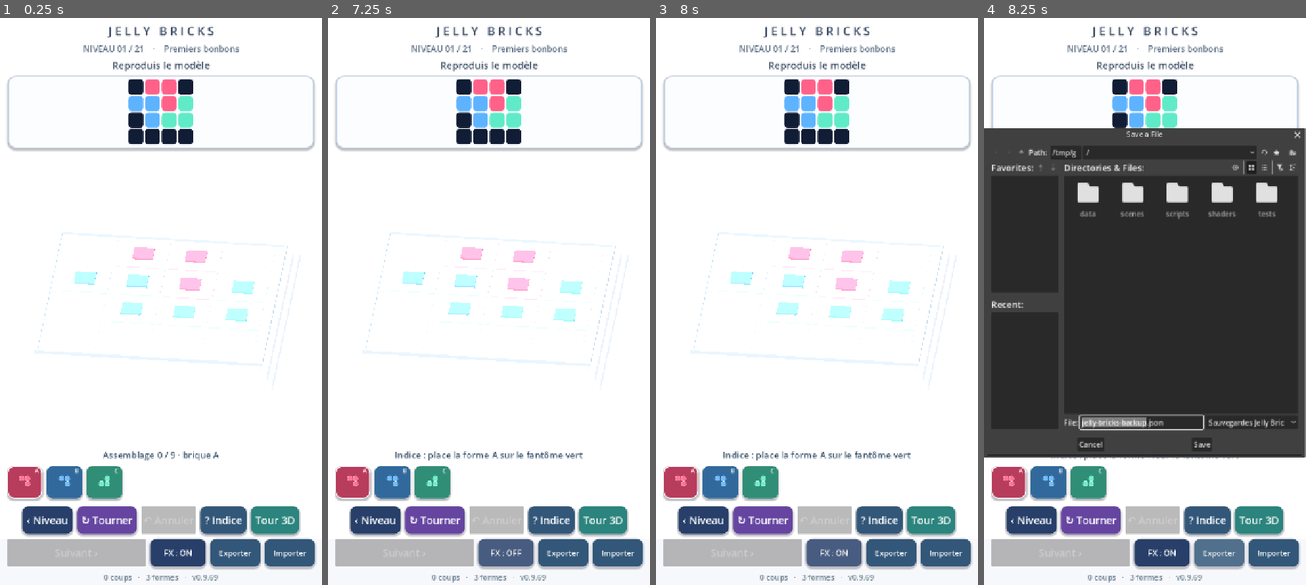
Above: before the commit, frames 1-4 (left to right).
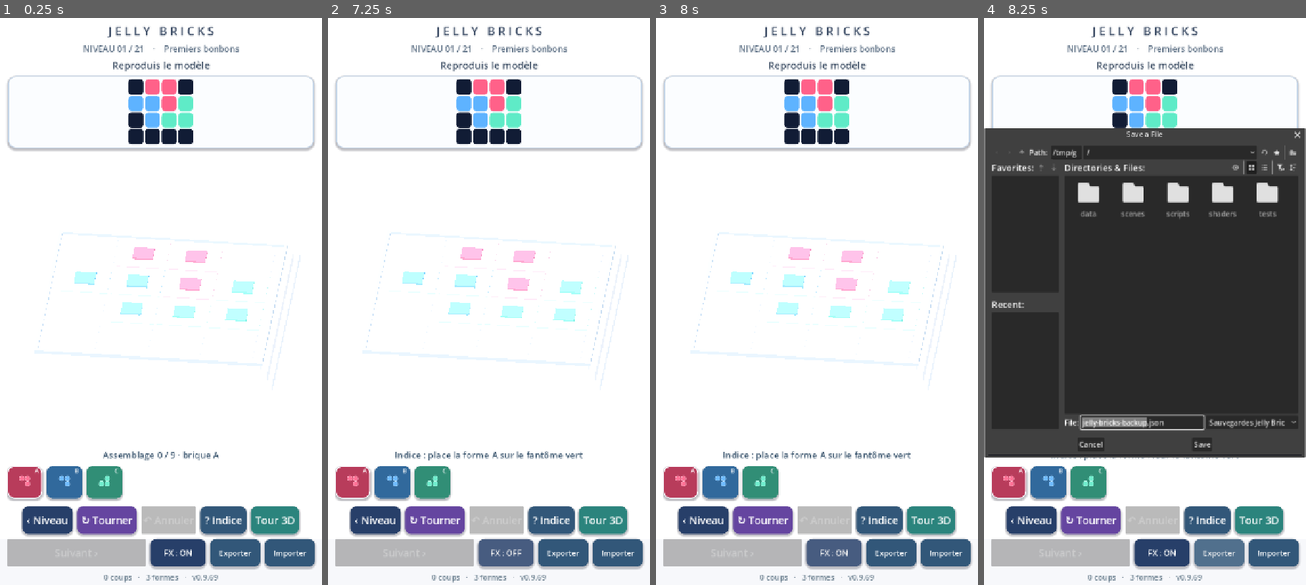
Above: after the commit, the same moments.

Repository: dbrckk/Jelly-bricks
Game: Godot game, scene res://scenes/main.tscn
Two runs of this game, one before a commit and one after it. Both use one fixed random seed, a clock stepped at 60 frames per second and the inputs below.
Inputs (mouse positions are in pixels of both pictures, inside the frame that each line leads up to):
- Up to frame 1 (0.25 s): no input
- Up to frame 2 (7.25 s): click (353, 482) at 0.52 s; click (392, 482) at 1.27 s; click (431, 482) at 2.02 s; click "‹ Niveau" at 2.75 s; click "↻ Tourner" at 3.5 s; click "? Indice" at 4.25 s; click "Tour 3D" at 5 s; click "‹ Puzzles" at 5.75 s; click "FX : ON" at 6.5 s
- Up to frame 3 (8 s): click "FX : OFF" at 7.25 s
- Up to frame 4 (8.25 s): click "Exporter" at 8 s

Frames 1-3 are identical in both runs. In frame 4, 1.2% of the frame differs, in the area x 0-97%, y 19-78%.

Commit message:
feat(godot): couple dye absorption and translucency to real gel contact strain

Diff:
--- a/native-godot/shaders/jelly.gdshader
+++ b/native-godot/shaders/jelly.gdshader
@@ -20,6 +20,12 @@
 // well. Kept at zero for ghosts and all 21 puzzle materials; enabling it
 // on real studio solids costs nothing when studio_squash == 0.
 uniform float studio_pressure_strength : hint_range(0.0, 1.0) = 0.0;
+// Light travels through a changing optical path when a real gel body is
+// squeezed: a pressure dent gets slightly thinner/translucent while
+// displaced gel around its mid-wall gets optically thicker/darker.
+// Opt-in only for the finished studio, not for puzzles or translucent
+// placement ghosts. No screen reads, textures or rendering passes.
+uniform float studio_strain_optics : hint_range(0.0, 1.0) = 0.0;
 // Impact wave on the real studio body only. A phase of zero is idle;
 // the shared shader skips the expensive radial math for 21 puzzles/ghosts.
 uniform float studio_wave_phase : hint_range(0.0, 1.0) = 0.0;
@@ -78,9 +84,14 @@
 uniform float puzzle_lacquer : hint_range(0.0, 1.0) = 0.0;
 varying vec3 jelly_local;
 varying vec3 jelly_surface_normal;
+// Interpolated physical strain from the ACTUAL vertex deformation. This
+// prevents a separate procedural fragment pattern from drifting off the
+// 3D geometry. Negative: dent/thinner cap. Positive: material thickening.
+varying float jelly_optic_strain;
 
 void vertex() {
     jelly_local = VERTEX;
+    jelly_optic_strain = 0.0;
     // Preserve volume on impact rather than scaling a solid block like
     // rubber. The true supporting underside is anchored; the middle
     // expands outwards as the raised top and studs squash vertically.
@@ -166,6 +177,12 @@
             float volume_return = compression * studio_pressure_strength *
                 pressure_footprint * side_release;
             VERTEX.xz += pressure_direction * (.023 * volume_return);
+            // Store just one signed scalar; the GPU interpolates it
+            // across the same pressure-deformed triangles. Outer-wall
+            // dye travels a little farther through expelled jelly.
+            // Inner crown becomes optically thinner and clearer.
+            jelly_optic_strain = clamp(volume_return * .85 -
+                pressure_well * .72, -.90, .90);
             // The indentation changes surface *slope*, not just
             // position: wet speculars bend inward around the pressure
             // well and outward where material bulges along the wall.
@@ -794,6 +811,17 @@
             (1.0 - smoothstep(.40, .54, jelly_local.y));
         float path_length = wall * (.36 + .48 * (1.0 - facing)) *
             (.54 + .46 * mid_body);
+        // Optical thickness follows the interpolated deformation, not
+        // world TIME: the displaced mid-wall holds more pigment while
+        // the pressed crown transmits a little farther. The bounded
+        // multiplier preserves the original pigmented resting image.
+        // Multiplication executes only in the existing opt-in studio
+        // depth branch; zero for every preview and authored puzzle.
+        if (studio_strain_optics > .001 &&
+                abs(jelly_optic_strain) > .001) {
+            path_length *= clamp(1.0 + jelly_optic_strain *
+                studio_strain_optics * .48, .70, 1.30);
+        }
         // Rational attenuation is bounded and inexpensive on GLES3.
         // Each tint channel loses light in proportion to its dye
         // absorption, so red/blue walls stay saturated, not milky gray.
@@ -803,6 +831,25 @@
         jelly_color = mix(jelly_color, through_gel,
             clamp(depth_mix * wall * (.14 + path_length * .30),
                 0.0, .40));
+    }
+    // A squeezed dyed-gel cap scatters a little more light through its
+    // thinner skin, whereas the volume gathered in its neighbouring
+    // middle wall looks deeper. Match the volume's exact vertex-strain
+    // profile; avoid adding any white LED glow or artificial particles.
+    // Idle / ghost / puzzles remain identical bit-for-bit via this gate.
+    if (studio_glass > .001 && studio_pigment > .82 &&
+            studio_strain_optics > .001 &&
+            abs(jelly_optic_strain) > .001) {
+        float thinner_cap = max(-jelly_optic_strain, 0.0) *
+            studio_strain_optics;
+        float denser_wall = max(jelly_optic_strain, 0.0) *
+            studio_strain_optics;
+        vec3 refracted_dye = candy_tint.rgb *
+            (1.03 + .06 * top_light);
+        jelly_color = mix(jelly_color, refracted_dye,
+            clamp(thinner_cap * .20, 0.0, .18));
+        jelly_color = mix(jelly_color, candy_tint.rgb * .65,
+            clamp(denser_wall * .21, 0.0, .18));
     }
     // Two differently dyed jelly volumes transmit a faint mixture through
     // the lower sidewall of the upper brick, close to their REAL overlapping
@@ -916,6 +963,15 @@
     float tinted_alpha = mix(puzzle_alpha, studio_alpha, studio_glass) +
         light_path_alpha + optical_dye -
         central_transmission * .048 + thickness_opacity * .016;
+    // Denser compressed gel looks less transparent at its sides; the
+    // indented cap slightly increases transmission. Small signed alpha
+    // variation only during a real physical squeeze. Do not turn it into
+    // an opaque plastic sheet when two bricks overlap.
+    if (studio_glass > .001 && studio_pigment > .82 &&
+            studio_strain_optics > .001) {
+        tinted_alpha += jelly_optic_strain *
+            studio_strain_optics * .022;
+    }
     ALPHA = clamp(tinted_alpha, 0.0, 1.0);
     // The stud and its rounded side are molded from the SAME pigmented
     // solid gel as the body, not a thin hollow glass cylinder. In the
